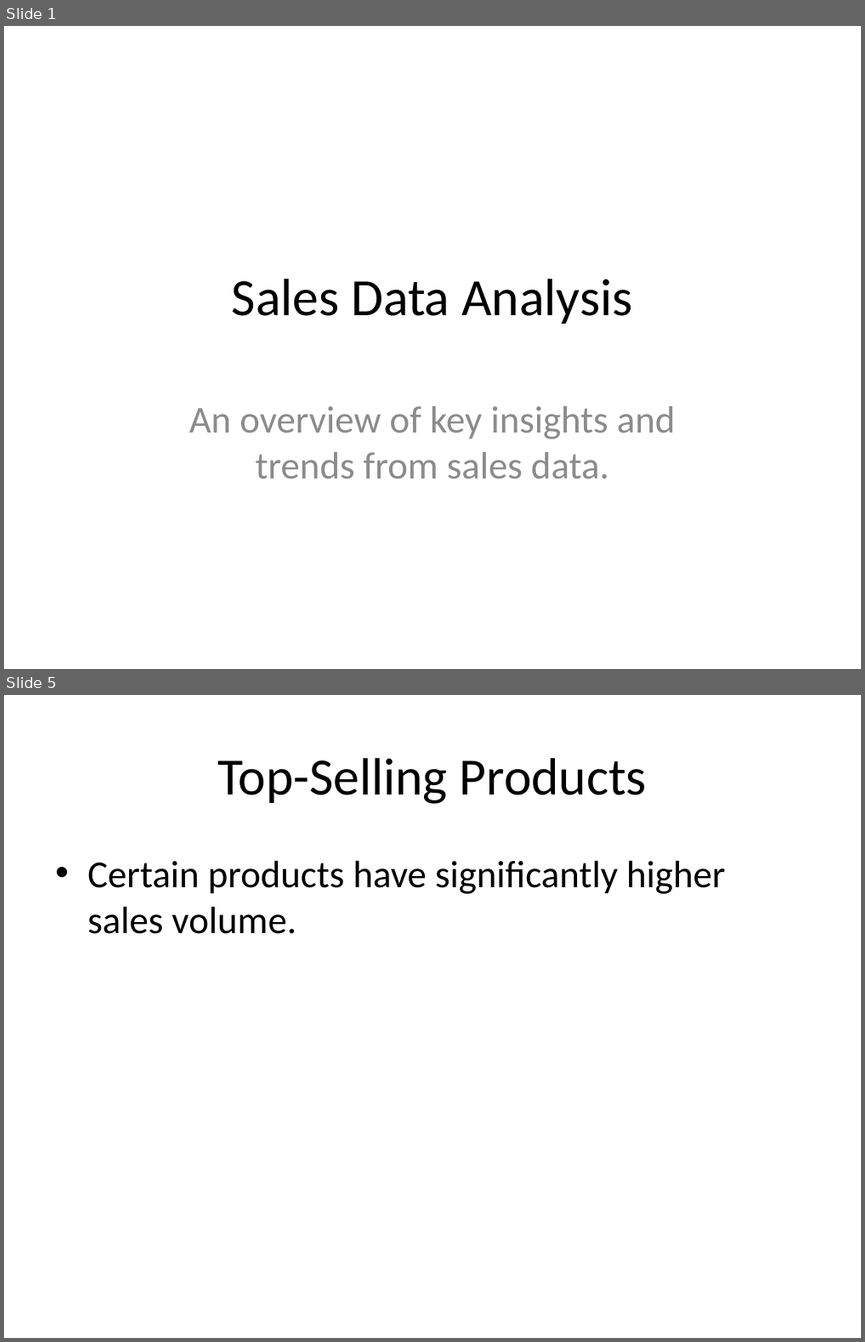
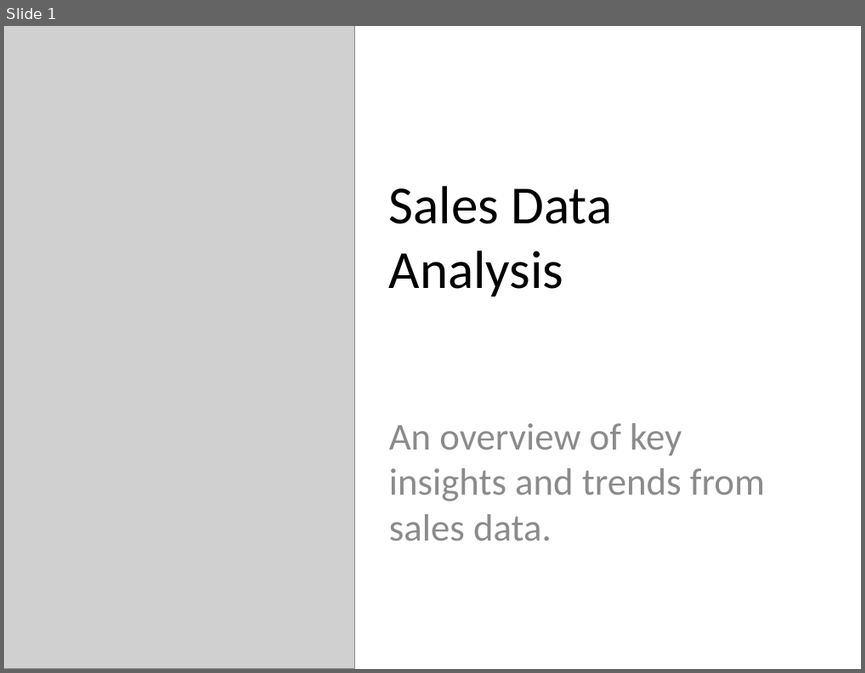
Before and after one commit to PaolaDumbi/Sales_Analysis, a slide deck: Sales_Data_Analysis_Presentation.pptx. Shown one above the other, each under a label of ours: slides 1 and 5 before the commit, slide 1 after it; the slides between them are not shown. The pictures are 865x1342 and 865x673 pixels, drawn with LibreOffice and Linux fonts; fonts in the diff are those of the drawing; grey boxes stand for pictures. Boxes give left, top, right and bottom in pixels: in the first picture for what was removed or moved away, otherwise in the second. Text is boxed around its words. In the diff, an @@ line names an element or a change of style, - is before the commit and + after.

```diff
--- a/Sales_Data_Analysis_Presentation.pptx
+++ b/Sales_Data_Analysis_Presentation.pptx
@@ slide 5 removed at (x1=4, y1=695, x2=861, y2=1338), background #FFFFFF @@
@@ title removed at (x1=217, y1=758, x2=647, y2=804) @@
-Top-Selling Products
@@ text removed at (x1=87, y1=861, x2=725, y2=934) @@
-• Certain products have significantly higher sales volume.
@@ slide 1 changed as well @@
@@ picture added at (x1=4, y1=26, x2=355, y2=669) @@
@@ title "Sales Data Analysis" moved from (x1=232, y1=278, x2=632, y2=324) to (x1=389, y1=186, x2=613, y2=296) @@
@@ title "Sales Data Analysis" at (x1=389, y1=186, x2=613, y2=296): size 44 to 45 pt; alignment centre to left @@
@@ subtitle "An overview of key insights ..." moved from (x1=189, y1=406, x2=676, y2=478) to (x1=389, y1=423, x2=765, y2=540) @@
@@ subtitle "An overview of key insights ..." at (x1=389, y1=423, x2=765, y2=540): alignment centre to left @@
```
Also in this commit, not shown: 2 other slides changed, 4 slides added, 2 other slides removed, 1 other file.
